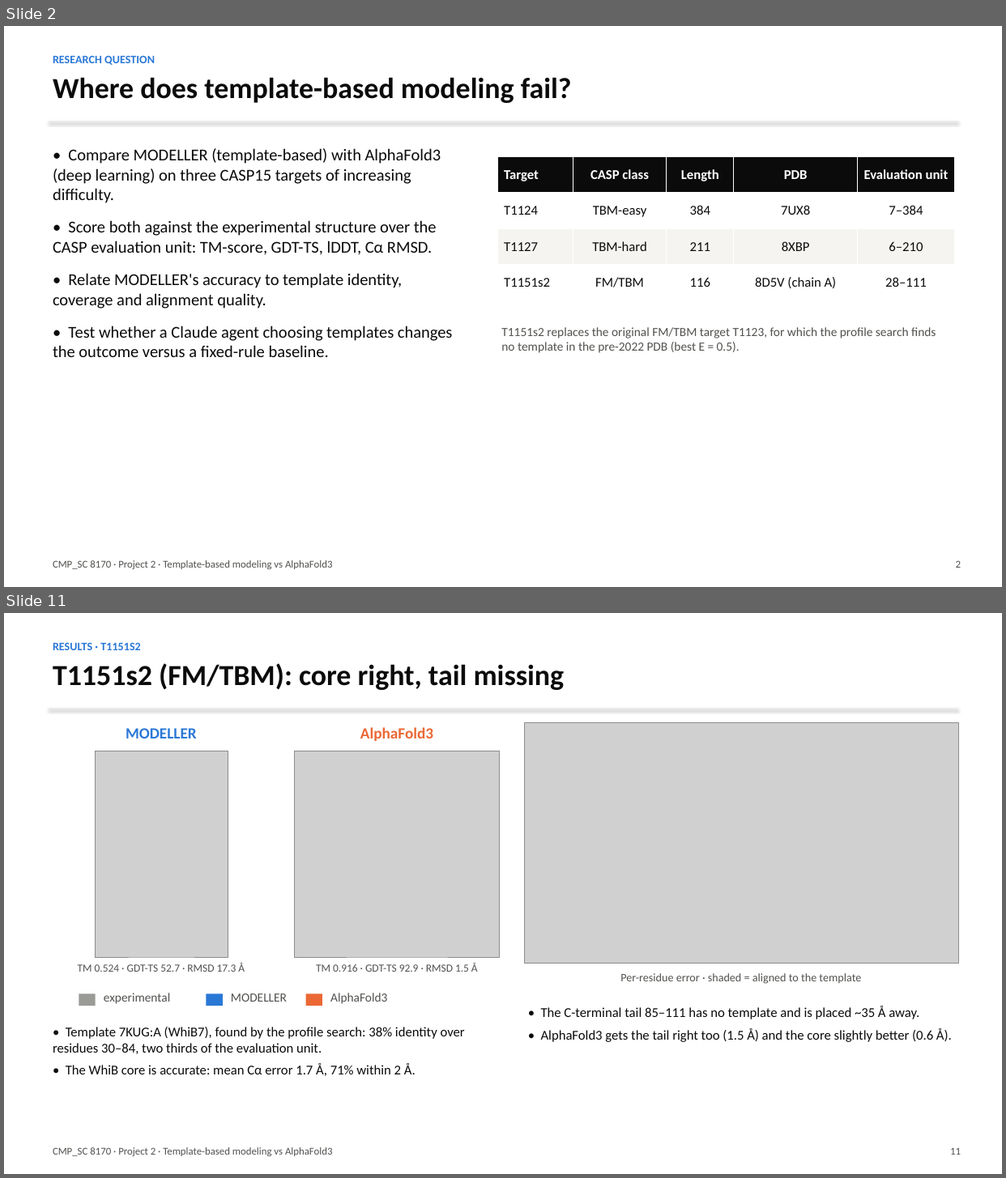
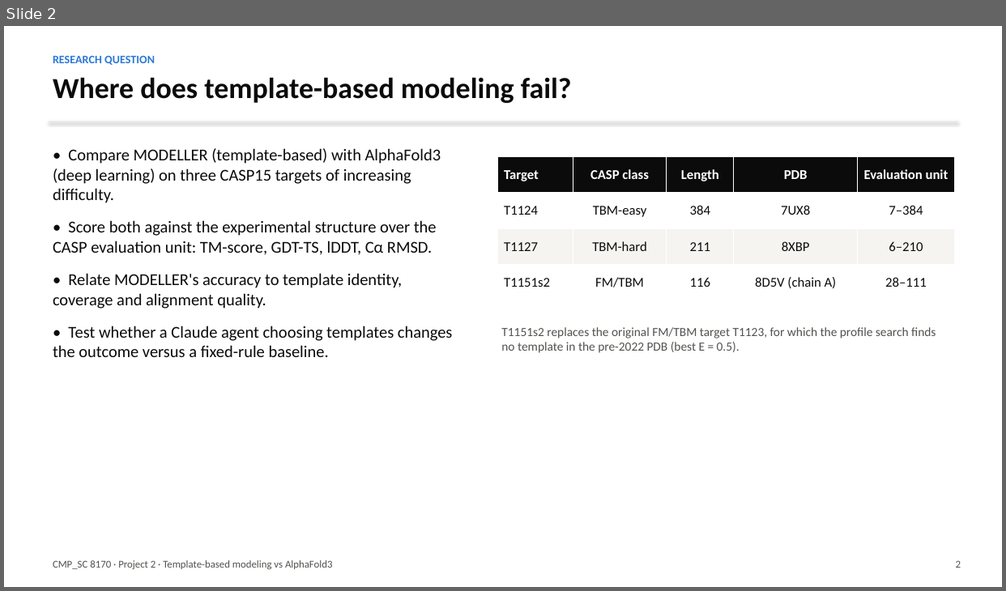
Before and after one commit to weisi2580/8170-project2, a slide deck: results/slides.pptx. Shown one above the other, each under a label of ours: slides 2 and 11 before the commit, slide 2 after it; the slides between them are not shown. The pictures are 1006x1178 and 1006x591 pixels, drawn with LibreOffice and Linux fonts; fonts in the diff are those of the drawing; grey boxes stand for pictures. Boxes give left, top, right and bottom in pixels: in the first picture for what was removed or moved away, otherwise in the second. Text is boxed around its words. In the diff, an @@ line names an element or a change of style, - is before the commit and + after.

```diff
--- a/results/slides.pptx
+++ b/results/slides.pptx
@@ slide 11 removed at <box>4,613,1002,1174</box>, background #FFFFFF @@
@@ text removed at <box>53,642,140,650</box> @@
-RESULTS · T1151S2
@@ text removed at <box>53,663,565,690</box> @@
-T1151s2 (FM/TBM): core right, tail missing
@@ line removed from (49, 709) to (957, 709) @@
@@ text removed at <box>126,728,197,739</box> @@
-MODELLER
@@ text removed at <box>360,727,433,741</box> @@
-AlphaFold3
@@ picture removed at <box>524,722,958,964</box> @@
@@ picture removed at <box>95,752,228,957</box> @@
@@ picture removed at <box>295,752,500,957</box> @@
@@ text removed at <box>78,962,245,972</box> @@
-TM 0.524 · GDT-TS 52.7 · RMSD 17.3 Å
@@ text removed at <box>316,962,478,972</box> @@
-TM 0.916 · GDT-TS 92.9 · RMSD 1.5 Å
@@ text removed at <box>620,973,861,984</box> @@
-Per-residue error · shaded = aligned to the template
@@ rectangle removed at <box>79,994,96,1006</box> @@
@@ text removed at <box>104,993,170,1004</box> @@
-experimental
@@ rectangle removed at <box>206,994,223,1006</box> @@
@@ text removed at <box>231,994,287,1002</box> @@
-MODELLER
@@ rectangle removed at <box>305,994,322,1006</box> @@
@@ text removed at <box>330,993,387,1004</box> @@
-AlphaFold3
@@ text removed at <box>541,1007,952,1042</box> @@
-• The C-terminal tail 85–111 has no template and is placed ~35 Å away.
-• AlphaFold3 gets the tail right too (1.5 Å) and the core slightly better (0.6 Å).
@@ text removed at <box>53,1027,465,1076</box> @@
-• Template 7KUG:A (WhiB7), found by the profile search: 38% identity over residues 30–84, two thirds of the evaluation unit.
-• The WhiB core is accurate: mean Cα error 1.7 Å, 71% within 2 Å.
@@ text removed at <box>53,1148,333,1157</box> @@
-CMP_SC 8170 · Project 2 · Template-based modeling vs AlphaFold3
@@ text removed at <box>950,1148,961,1155</box> @@
-11
```
Also in this commit, not shown: 5 slides changed, 2 slides added, 8 other slides removed, 1 other file.
